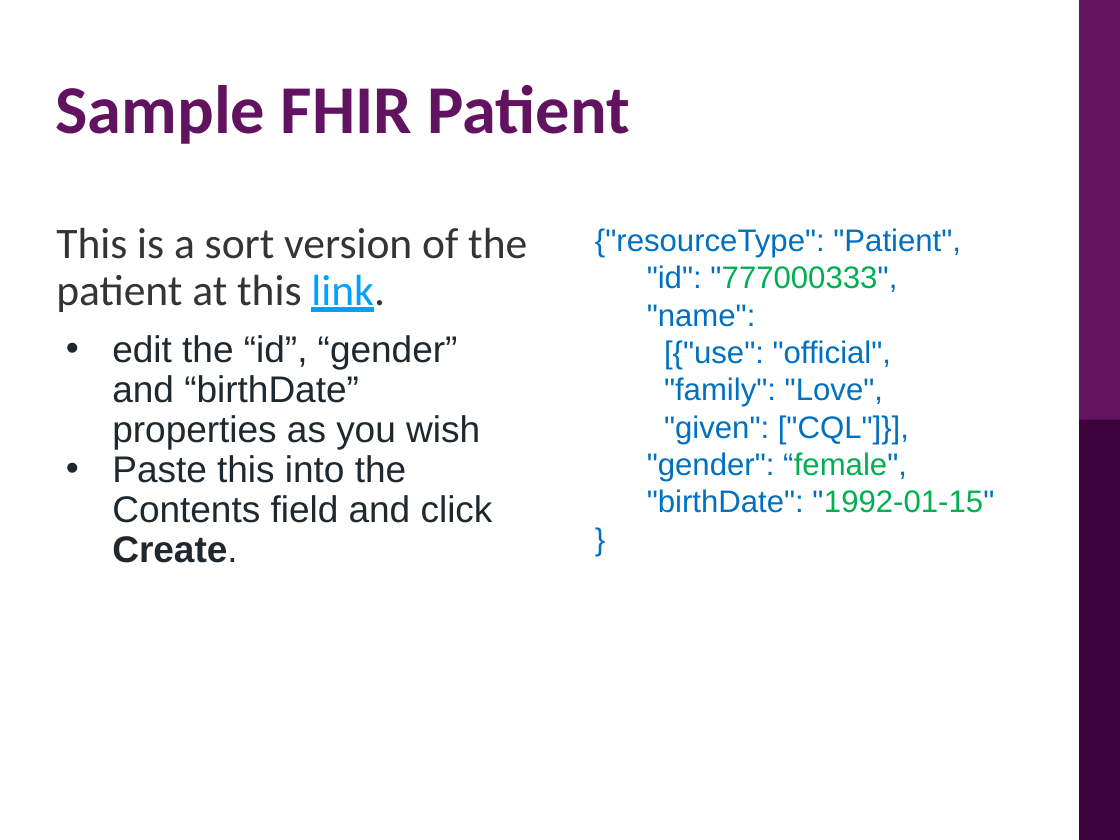
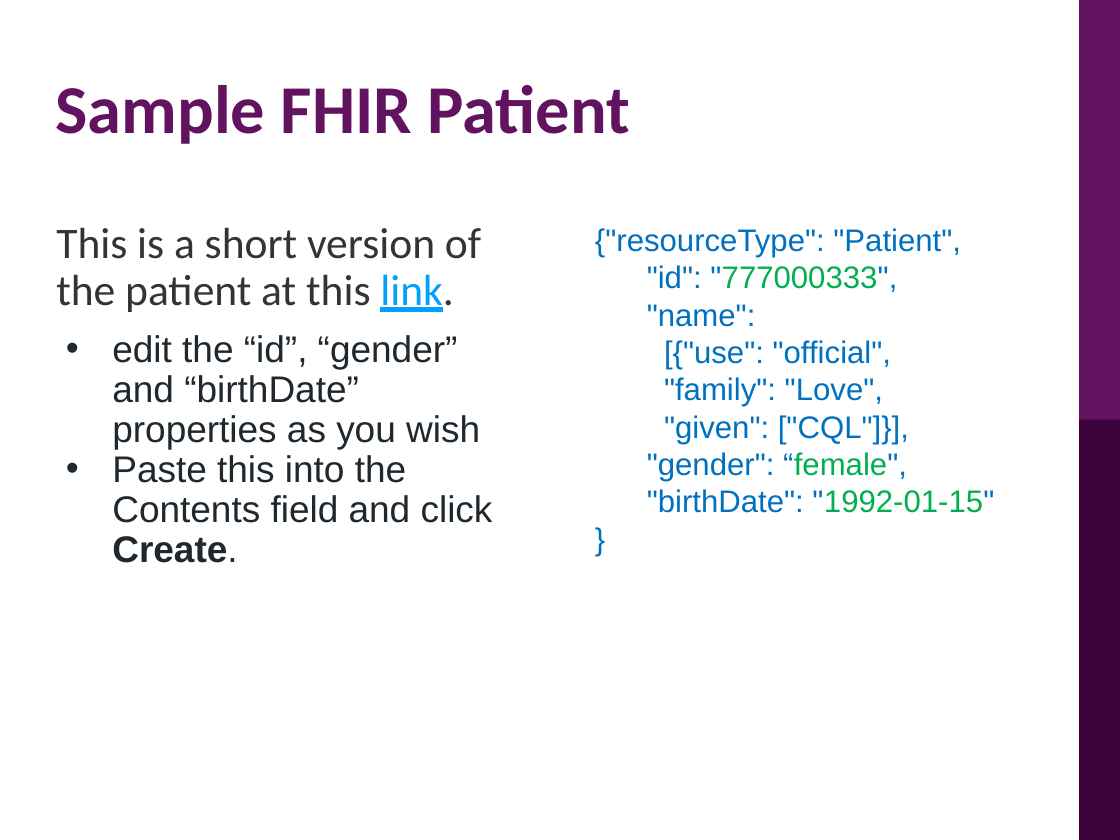
Before and after one commit to Prayance/Tutorial-CQL, a slide deck: slide 13 of Introduction on FHIR.pptx. Drawn at 1120x840 pixels with LibreOffice and Linux fonts; fonts in the diff are those of the drawing; background and template pictures are left out. Boxes give left, top, right and bottom in pixels: in the first picture for what was removed or moved away, otherwise in the second. Text is boxed around its words. In the diff, an @@ line names an element or a change of style, - is before the commit and + after.

```diff
--- a/Introduction on FHIR.pptx
+++ b/Introduction on FHIR.pptx
@@ text at (56,227,481,312): text changed @@
-This is a sort version of the patient at this link.
+This is a short version of the patient at this link.
```
Also in this commit, not shown: 2 other slides changed, 1 other file.
